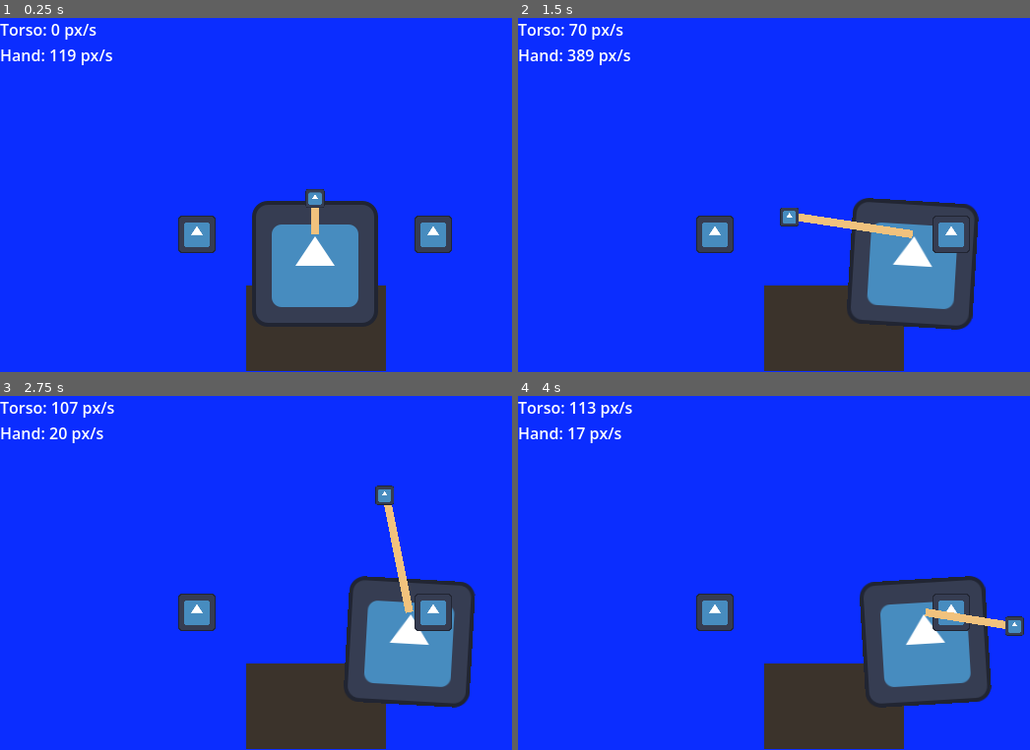
Above: before the commit, frames 1-4 (two rows, left to right).
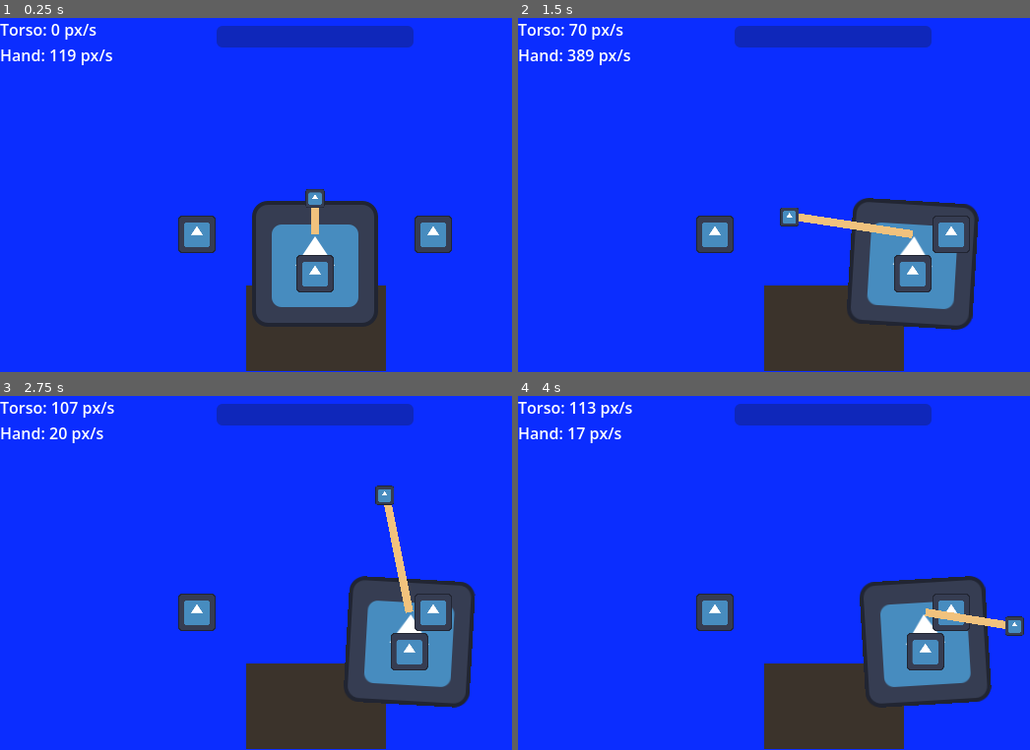
Above: after the commit, the same moments.

Repository: frlbelajarngoding/Cat-on-My-Lap
Game: Godot game, scene res://scenes/main.tscn
Same seed, same stepped clock (60 frames per second), same inputs: the game is played once before the commit and once after it. The engine's default icon, where the game draws it, is replaced by a stand-in: a white triangle on a blue panel in a dark square.
Inputs (mouse positions are in pixels of both pictures, inside the frame that each line leads up to):
- Up to frame 1 (0.25 s): no input
- Up to frame 2 (1.5 s): move the mouse to (973, 177) at 0.52 s; press the mouse at (973, 177) at 0.53 s; hold D (move_right) 0.53-1.28 s; move the mouse to (707, 212) at 1.27 s; release the mouse at (707, 212) at 1.28 s; hold A (move_left) from 1.28 s (still down); click (707, 212) at 1.35 s
- Up to frame 3 (2.75 s): move the mouse to (378, 495) at 2.02 s; release A (move_left) at 2.03 s; press the mouse at (378, 495) at 2.03 s; hold D (move_right) from 2.03 s (still down)
- Up to frame 4 (4 s): move the mouse to (799, 643) at 2.77 s; release the mouse at (799, 643) at 2.78 s; click (799, 643) at 2.85 s; move the mouse to (1019, 626) at 3.52 s; release D (move_right) at 3.53 s; press the mouse at (1019, 626) at 3.53 s; hold A (move_left) from 3.53 s (still down)

The runs differ from the first frame. In frame 1, 2.8% of the frame differs, in the area x 42-81%, y 2-78%; in frame 2, 2.9%; in frame 3, 2.9%; in frame 4, 2.9%.

Commit message:
+ Logic Toleransi and Cat

Diff:
--- /dev/null
+++ b/scenes/cat.tscn
@@ -0,0 +1,12 @@
+[gd_scene format=3]
+
+[ext_resource type="Script" path="res://scripts/cat.gd" id="1_cat"]
+[ext_resource type="Texture2D" uid="uid://msyg8qmawf66" path="res://icon.svg" id="2_icon"]
+
+[node name="Cat" type="Node2D"]
+z_index = 1
+script = ExtResource("1_cat")
+
+[node name="Sprite2D" type="Sprite2D" parent="."]
+scale = Vector2(0.3, 0.3)
+texture = ExtResource("2_icon")
--- a/scenes/main.tscn
+++ b/scenes/main.tscn
@@ -35,3 +35,19 @@
 [node name="DebugLabel" type="Label" parent="." unique_id=1630325081]
 offset_right = 40.0
 offset_bottom = 23.0
+
+[node name="ToleranceBar" type="ProgressBar" parent="." unique_id=822102613]
+offset_left = 220.0
+offset_top = 8.0
+offset_right = 420.0
+offset_bottom = 30.0
+mouse_filter = 2
+show_percentage = false
+
+[node name="GameOverLabel" type="Label" parent="." unique_id=1144044184]
+visible = false
+offset_top = 150.0
+offset_right = 640.0
+offset_bottom = 200.0
+theme_override_font_sizes/font_size = 24
+horizontal_alignment = 1
--- a/scenes/player.tscn
+++ b/scenes/player.tscn
@@ -3,6 +3,7 @@
 [ext_resource type="Texture2D" uid="uid://msyg8qmawf66" path="res://icon.svg" id="1_3vyb7"]
 [ext_resource type="Script" uid="uid://dbcypfkgojk34" path="res://scripts/player.gd" id="1_qhqgy"]
 [ext_resource type="Script" uid="uid://cxwxocjuim54p" path="res://scripts/hand.gd" id="3_dqkch"]
+[ext_resource type="PackedScene" path="res://scenes/cat.tscn" id="4_cat"]
 
 [sub_resource type="CircleShape2D" id="CircleShape2D_bjgdg"]
 radius = 16.0
@@ -12,6 +13,9 @@
 
 [node name="Torso" type="Sprite2D" parent="." unique_id=1808293158]
 texture = ExtResource("1_3vyb7")
+
+[node name="Cat" parent="." instance=ExtResource("4_cat")]
+position = Vector2(0, 10)
 
 [node name="Shoulder" type="Marker2D" parent="." unique_id=593713010]
 position = Vector2(0, -30)
